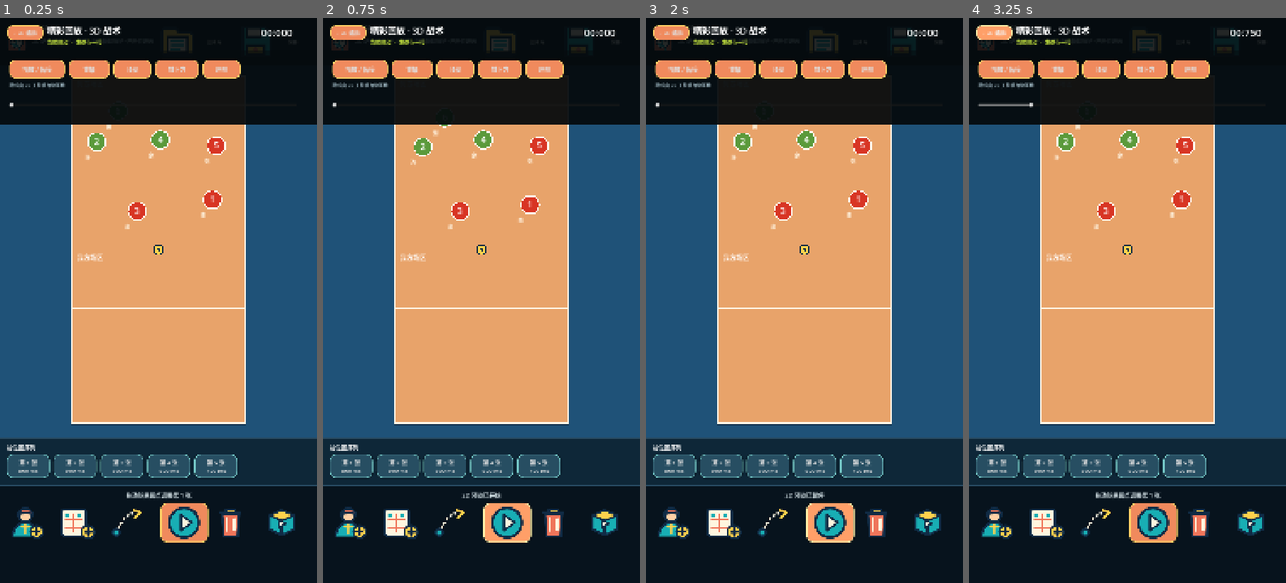
Above: before the commit, frames 1-4 (left to right).
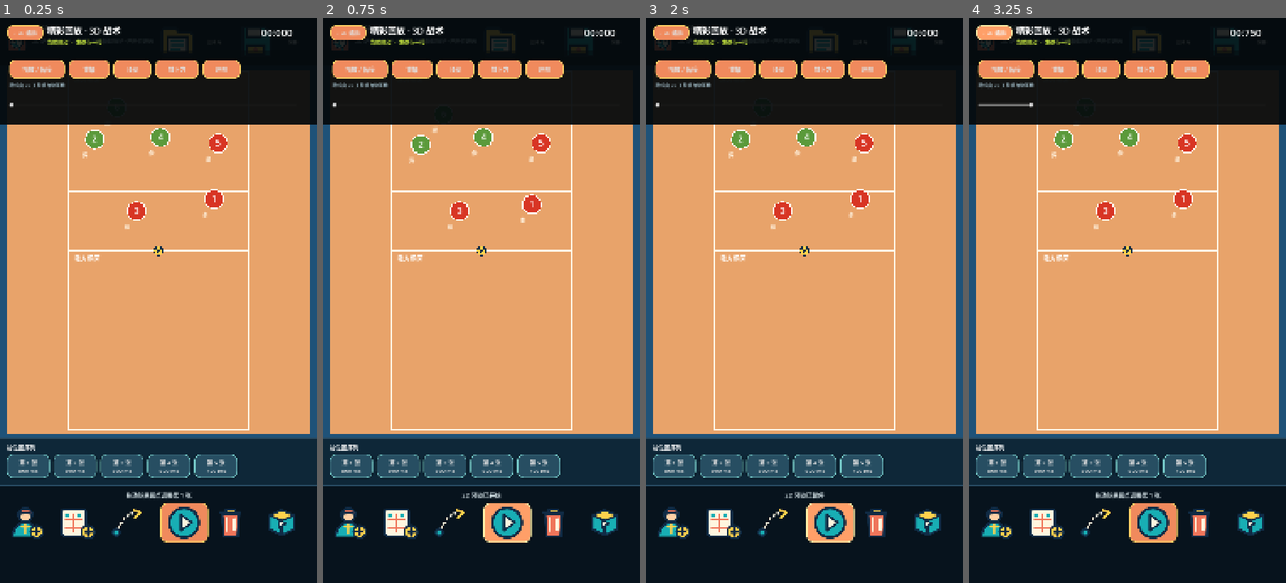
Above: after the commit, the same moments.

Repository: LieerTsuki/volleyball_coach
Game: Godot game, scene res://scenes/main.tscn
Two runs of this game, one before a commit and one after it. Both use one fixed random seed, a clock stepped at 60 frames per second and the inputs below.
Inputs (mouse positions are in pixels of both pictures, inside the frame that each line leads up to):
- Up to frame 1 (0.25 s): no input
- Up to frame 2 (0.75 s): click (506, 520) at 0.52 s
- Up to frame 3 (2 s): click (829, 520) at 1.27 s
- Up to frame 4 (3.25 s): click (1254, 520) at 2 s; click "‹ 2D 编排" at 2.75 s

The runs differ from the first frame. In frame 1, 25% of the frame differs, in the area x 2-98%, y 18-74%; in frame 2, 25%; in frame 3, 25%; in frame 4, 25%.

Commit message:
fix: fill portrait board with court surface

Diff:
--- a/scripts/presentation/vertical_court_board.gd
+++ b/scripts/presentation/vertical_court_board.gd
@@ -47,12 +47,11 @@
 	queue_redraw()
 
 func _refresh_layout() -> void:
-	court_rect = court_layout.court_rect(size, 22.0, 34.0)
+	court_rect = court_layout.court_rect(size, 6.0, 10.0)
 	queue_redraw()
 
 func _draw() -> void:
-	draw_rect(Rect2(Vector2.ZERO, size), Color("1f5278"))
-	draw_rect(court_rect.grow(6.0), Color("12324e"))
+	draw_rect(Rect2(Vector2.ZERO, size), Color("e8a36a"))
 	draw_rect(court_rect, Color("e8a36a"))
 	draw_rect(court_rect, Color("fff7e8"), false, 5.0)
 	var center_y := court_rect.position.y + court_rect.size.y * 0.5
